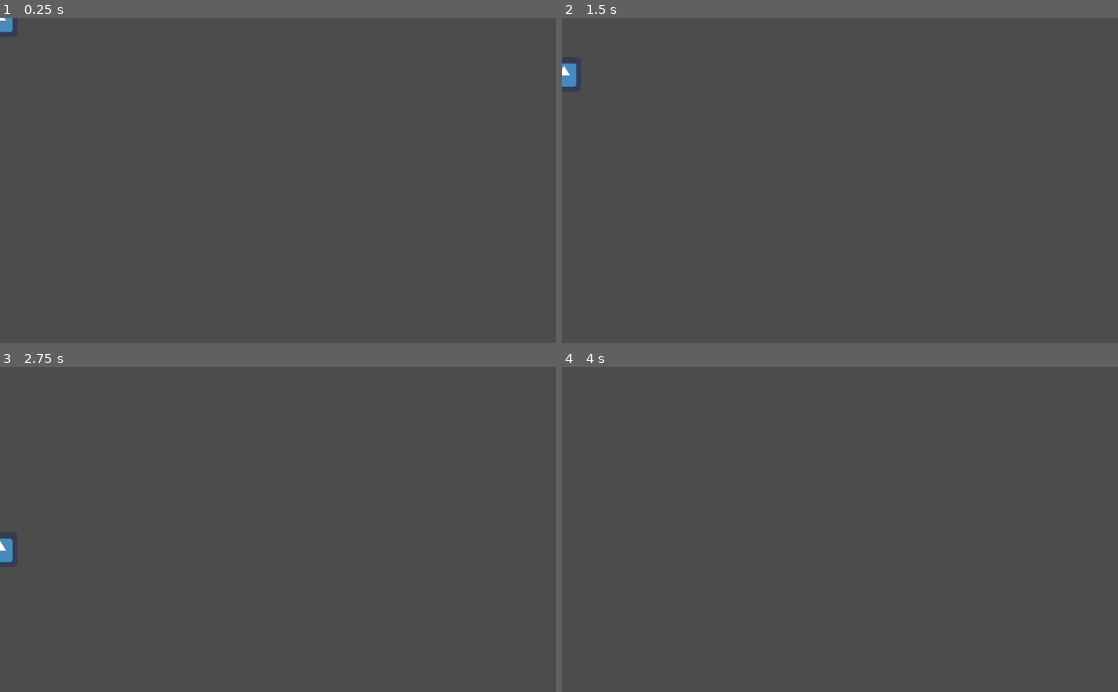
Above: before the commit, frames 1-4 (two rows, left to right).
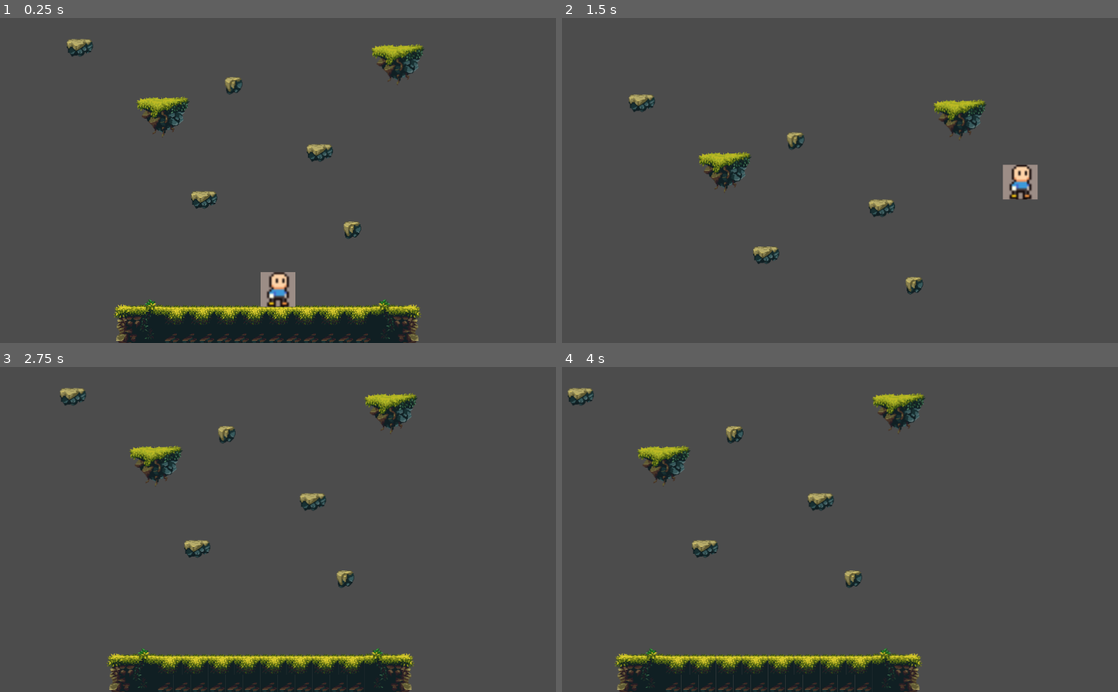
Above: after the commit, the same moments.

Repository: jacstrong/Climb_Up
Game: Godot game, scene res://scenes/Main.tscn
Two runs of this game, one before a commit and one after it. Both use one fixed random seed, a clock stepped at 60 frames per second and the inputs below. Before the commit the project starts from res://scenes/Player.tscn. The engine's default icon, where the game draws it, is replaced by a stand-in: a white triangle on a blue panel in a dark square.
Inputs:
- Up to frame 1 (0.25 s): no input
- Up to frame 2 (1.5 s): hold Up (ui_up) 0.53-1.28 s; hold Right (ui_right) from 0.53 s (still down); tap Up (ui_up) at 1.35 s
- Up to frame 3 (2.75 s): tap Up (ui_up) at 1.52, 1.82 s; release Right (ui_right) at 2.03 s; hold Left (ui_left) from 2.03 s (still down); hold Up (ui_up) from 2.03 s (still down)
- Up to frame 4 (4 s): release Left (ui_left) at 2.78 s; release Up (ui_up) at 2.78 s; hold Right (ui_right) from 2.78 s (still down); tap Up (ui_up) at 2.85, 3.02, 3.32 s; hold Up (ui_up) from 3.53 s (still down)

The runs differ from the first frame. In frame 1, 9.1% of the frame differs, in the area x 0-77%, y 0-100%; in frame 2, 3.0%; in frame 3, 8.5%; in frame 4, 8.4%.

Commit message:
first milestone

Diff:
--- a/project.godot
+++ b/project.godot
@@ -10,10 +10,6 @@
 
 [application]
 
-config/name="New Game Project"
-run/main_scene="res://scenes/Player.tscn"
+config/name="Climb Up"
+run/main_scene="res://scenes/Main.tscn"
 config/icon="res://icon.png"
-
-[rendering]
-
-environment/default_environment="res://default_env.tres"
--- /dev/null
+++ b/scenes/Floating_Floor.tscn
@@ -0,0 +1,40 @@
+[gd_scene load_steps=4 format=2]
+
+[ext_resource path="res://sprites/tileset.png" type="Texture" id=1]
+
+[sub_resource type="RectangleShape2D" id=1]
+
+custom_solver_bias = 0.0
+extents = Vector2( 44, 12 )
+
+[sub_resource type="CircleShape2D" id=2]
+
+custom_solver_bias = 0.0
+radius = 32.249
+
+[node name="Floating_Floor" type="StaticBody2D"]
+
+input_pickable = false
+collision_layer = 1
+collision_mask = 1
+constant_linear_velocity = Vector2( 0, 0 )
+constant_angular_velocity = 0.0
+friction = 1.0
+bounce = 0.0
+
+[node name="Sprite" type="Sprite" parent="." index="0"]
+
+texture = ExtResource( 1 )
+region_enabled = true
+region_rect = Rect2( 40, 24, 100, 78 )
+_sections_unfolded = [ "Animation", "Region" ]
+
+[node name="CollisionShape2D" type="CollisionShape2D" parent="." index="1"]
+
+position = Vector2( 0, -24 )
+shape = SubResource( 1 )
+one_way_collision = true
+
+[node name="CollisionShape2D2" type="CollisionShape2D" parent="." index="2"]
+
+shape = SubResource( 2 )
--- /dev/null
+++ b/scenes/Floor.tscn
@@ -0,0 +1,30 @@
+[gd_scene load_steps=3 format=2]
+
+[ext_resource path="res://sprites/tileset.png" type="Texture" id=1]
+
+[sub_resource type="RectangleShape2D" id=1]
+
+custom_solver_bias = 0.0
+extents = Vector2( 24.0589, 14.8121 )
+
+[node name="Small_Floor" type="StaticBody2D"]
+
+input_pickable = false
+collision_layer = 1
+collision_mask = 1
+constant_linear_velocity = Vector2( 0, 0 )
+constant_angular_velocity = 0.0
+friction = 1.0
+bounce = 0.0
+
+[node name="Sprite" type="Sprite" parent="." index="0"]
+
+texture = ExtResource( 1 )
+region_enabled = true
+region_rect = Rect2( 593, 40, 64, 64 )
+_sections_unfolded = [ "Animation", "Region" ]
+
+[node name="CollisionShape2D" type="CollisionShape2D" parent="." index="1"]
+
+shape = SubResource( 1 )
+one_way_collision = true
--- /dev/null
+++ b/scenes/Main.gd
@@ -0,0 +1,14 @@
+extends Node2D
+
+# class member variables go here, for example:
+# var a = 2
+# var b = "textvar"
+
+func _ready():
+	$Player/Camera2D.make_current()
+	pass
+
+#func _process(delta):
+#	# Called every frame. Delta is time since last frame.
+#	# Update game logic here.
+#	pass
--- /dev/null
+++ b/scenes/Main.tscn
@@ -0,0 +1,176 @@
+[gd_scene load_steps=9 format=2]
+
+[ext_resource path="res://scenes/Main.gd" type="Script" id=1]
+[ext_resource path="res://scenes/Floor.tscn" type="PackedScene" id=2]
+[ext_resource path="res://scenes/Small_Floor.tscn" type="PackedScene" id=3]
+[ext_resource path="res://scenes/Main_Floor.tscn" type="PackedScene" id=4]
+[ext_resource path="res://scenes/Under_Floor.tscn" type="PackedScene" id=5]
+[ext_resource path="res://scenes/Side_Main_Floor.tscn" type="PackedScene" id=6]
+[ext_resource path="res://scenes/Floating_Floor.tscn" type="PackedScene" id=7]
+[ext_resource path="res://scenes/Player.tscn" type="PackedScene" id=8]
+
+[node name="Main" type="Node2D" index="0"]
+
+script = ExtResource( 1 )
+__meta__ = {
+"_edit_horizontal_guides_": [  ]
+}
+
+[node name="Floors" type="Node2D" parent="." index="0"]
+
+[node name="Floor" parent="Floors" index="0" instance=ExtResource( 2 )]
+
+position = Vector2( 360, 336 )
+
+[node name="Small" parent="Floors" index="1" instance=ExtResource( 3 )]
+
+position = Vector2( 632, 392 )
+
+[node name="Small_Floor" parent="Floors" index="2" instance=ExtResource( 2 )]
+
+position = Vector2( 573.112, 249.251 )
+
+[node name="Grass" type="Node2D" parent="Floors" index="3"]
+
+editor/display_folded = true
+
+[node name="Small_Floor7" parent="Floors/Grass" index="0" instance=ExtResource( 4 )]
+
+position = Vector2( 308, 548 )
+
+[node name="Small_Floor8" parent="Floors/Grass" index="1" instance=ExtResource( 4 )]
+
+position = Vector2( 356, 548 )
+
+[node name="Small_Floor9" parent="Floors/Grass" index="2" instance=ExtResource( 4 )]
+
+position = Vector2( 404, 548 )
+
+[node name="Small_Floor10" parent="Floors/Grass" index="3" instance=ExtResource( 4 )]
+
+position = Vector2( 452, 548 )
+
+[node name="Small_Floor11" parent="Floors/Grass" index="4" instance=ExtResource( 4 )]
+
+position = Vector2( 500, 548 )
+
+[node name="Small_Floor12" parent="Floors/Grass" index="5" instance=ExtResource( 4 )]
+
+position = Vector2( 548, 548 )
+
+[node name="Small_Floor13" parent="Floors/Grass" index="6" instance=ExtResource( 4 )]
+
+position = Vector2( 596, 548 )
+
+[node name="Small_Floor14" parent="Floors/Grass" index="7" instance=ExtResource( 4 )]
+
+position = Vector2( 644, 548 )
+
+[node name="Under" type="Node2D" parent="Floors" index="4"]
+
+editor/display_folded = true
+
+[node name="Small_Floor10" parent="Floors/Under" index="0" instance=ExtResource( 5 )]
+
+position = Vector2( 300, 600 )
+
+[node name="Small_Floor11" parent="Floors/Under" index="1" instance=ExtResource( 5 )]
+
+position = Vector2( 332, 600 )
+
+[node name="Small_Floor12" parent="Floors/Under" index="2" instance=ExtResource( 5 )]
+
+position = Vector2( 364, 600 )
+
+[node name="Small_Floor13" parent="Floors/Under" index="3" instance=ExtResource( 5 )]
+
+position = Vector2( 396, 600 )
+
+[node name="Small_Floor14" parent="Floors/Under" index="4" instance=ExtResource( 5 )]
+
+position = Vector2( 428, 600 )
+
+[node name="Small_Floor15" parent="Floors/Under" index="5" instance=ExtResource( 5 )]
+
+position = Vector2( 460, 600 )
+
+[node name="Small_Floor16" parent="Floors/Under" index="6" instance=ExtResource( 5 )]
+
+position = Vector2( 492, 600 )
+
+[node name="Small_Floor17" parent="Floors/Under" index="7" instance=ExtResource( 5 )]
+
+position = Vector2( 524, 600 )
+
+[node name="Small_Floor18" parent="Floors/Under" index="8" instance=ExtResource( 5 )]
+
+editor/display_folded = true
+position = Vector2( 556, 600 )
+
+[node name="Main_Floor" parent="Floors/Under/Small_Floor18" index="1" instance=ExtResource( 6 )]
+
+position = Vector2( -319, -31 )
+
+[node name="Main_Floor2" parent="Floors/Under/Small_Floor18" index="2" instance=ExtResource( 6 )]
+
+position = Vector2( 159.864, -31.1784 )
+scale = Vector2( -1, 1 )
+_sections_unfolded = [ "Transform" ]
+
+[node name="Small_Floor19" parent="Floors/Under" index="9" instance=ExtResource( 5 )]
+
+position = Vector2( 588, 600 )
+
+[node name="Small_Floor20" parent="Floors/Under" index="10" instance=ExtResource( 5 )]
+
+position = Vector2( 620, 600 )
+
+[node name="Small_Floor21" parent="Floors/Under" index="11" instance=ExtResource( 5 )]
+
+position = Vector2( 652, 600 )
+
+[node name="Floating_Floor" parent="Floors" index="5" instance=ExtResource( 7 )]
+
+position = Vector2( 284, 184 )
+
+[node name="Player" parent="." index="1" instance=ExtResource( 8 )]
+
+position = Vector2( 496, 496 )
+
+[node name="Camera2D" type="Camera2D" parent="Player" index="2"]
+
+anchor_mode = 1
+rotating = false
+current = true
+zoom = Vector2( 1, 1 )
+limit_left = -10000000
+limit_top = -10000000
+limit_right = 10000000
+limit_bottom = 600
+limit_smoothed = false
+drag_margin_h_enabled = true
+drag_margin_v_enabled = true
+smoothing_enabled = true
+smoothing_speed = 5.0
+offset_v = 0.0
+offset_h = 0.0
+drag_margin_left = 1.0
+drag_margin_top = 0.0
+drag_margin_right = 1.0
+drag_margin_bottom = 1.0
+editor_draw_screen = true
+editor_draw_limits = false
+editor_draw_drag_margin = false
+_sections_unfolded = [ "Drag Margin", "Editor", "Limit", "Smoothing" ]
+
+[node name="Floating_Floor" parent="." index="2" instance=ExtResource( 7 )]
+
+position = Vector2( 716.757, 87.1897 )
+
+[node name="Floor" parent="." index="3" instance=ExtResource( 3 )]
+
+position = Vector2( 413.506, 125.25 )
+
+[node name="Small_Floor" parent="." index="4" instance=ExtResource( 2 )]
+
+position = Vector2( 131.126, 55.2685 )
--- /dev/null
+++ b/scenes/Main_Floor.tscn
@@ -0,0 +1,30 @@
+[gd_scene load_steps=3 format=2]
+
+[ext_resource path="res://sprites/tileset.png" type="Texture" id=1]
+
+[sub_resource type="RectangleShape2D" id=1]
+
+custom_solver_bias = 0.0
+extents = Vector2( 24.0589, 15.1232 )
+
+[node name="Main_Floor" type="StaticBody2D"]
+
+input_pickable = false
+collision_layer = 1
+collision_mask = 1
+constant_linear_velocity = Vector2( 0, 0 )
+constant_angular_velocity = 0.0
+friction = 1.0
+bounce = 0.0
+
+[node name="Sprite" type="Sprite" parent="." index="0"]
+
+texture = ExtResource( 1 )
+region_enabled = true
+region_rect = Rect2( 192, 184, 48, 40 )
+region_filter_clip = true
+_sections_unfolded = [ "Animation", "Region" ]
+
+[node name="CollisionShape2D" type="CollisionShape2D" parent="." index="1"]
+
+shape = SubResource( 1 )
--- a/scenes/Player.gd
+++ b/scenes/Player.gd
@@ -1,33 +1,30 @@
-extends RigidBody2D
+extends KinematicBody2D
 
-export (int) var speed
+export (int) var run_speed = 350
+export (int) var jump_speed = -1000
+export (int) var gravity = 2500
 var screensize
+
+var vel = Vector2()
 
 func _ready():
 	screensize = get_viewport_rect().size
 	pass
 
-func _process(delta):
-	var velocity = Vector2() # The player's movement vector.
-	if Input.is_action_pressed("ui_right"):
-		velocity.x += 1
-	if Input.is_action_pressed("ui_left"):
-		velocity.x -= 1
-	if Input.is_action_pressed("ui_down"):
-		velocity.y += 1
-	#if Input.is_action_pressed("ui_up"):
-		#velocity.y -= 1
-	if velocity.length() > 0:
-		velocity = velocity.normalized() * speed
-	if Input.is_action_just_pressed("ui_up"):
-		velocity.y -= 100
+func get_input():
+	vel.x = 0
+	var right = Input.is_action_pressed('ui_right')
+	var left = Input.is_action_pressed('ui_left')
+	var jump = Input.is_action_pressed('ui_up')
 
-	position += velocity * delta
-	position.x = clamp(position.x, 0, screensize.x)
-	#position.y = clamp(position.y, 0, screensize.y)
-	pass
+	if is_on_floor() and jump:
+		vel.y = jump_speed
+	if right:
+		vel.x += run_speed
+	if left:
+		vel.x -= run_speed
 
-func start(pos):
-	position = pos
-	$CollisionShape2D.disabled = false
-	pass
+func _physics_process(delta):
+	vel.y += gravity * delta
+	get_input()
+	vel = move_and_slide(vel, Vector2(0, -1))
--- a/scenes/Player.tscn
+++ b/scenes/Player.tscn
@@ -1,39 +1,33 @@
 [gd_scene load_steps=4 format=2]
 
 [ext_resource path="res://scenes/Player.gd" type="Script" id=1]
-[ext_resource path="res://sprites/icon.png" type="Texture" id=2]
+[ext_resource path="res://sprites/Old hero.png" type="Texture" id=2]
 
 [sub_resource type="RectangleShape2D" id=1]
 
 custom_solver_bias = 0.0
 extents = Vector2( 31.9807, 31.7755 )
 
-[node name="Player" type="RigidBody2D" index="0"]
+[node name="Player" type="KinematicBody2D"]
 
 input_pickable = false
 collision_layer = 1
 collision_mask = 1
-mode = 0
-mass = 1.0
-friction = 1.0
-bounce = 0.0
-gravity_scale = 1.0
-custom_integrator = false
-continuous_cd = 0
-contacts_reported = 0
-contact_monitor = false
-sleeping = false
-can_sleep = true
-linear_velocity = Vector2( 0, 0 )
-linear_damp = -1.0
-angular_velocity = 0.0
-angular_damp = -1.0
+collision/safe_margin = 0.08
 script = ExtResource( 1 )
-speed = 200
+_sections_unfolded = [ "Transform" ]
+run_speed = 350
+jump_speed = -1000
+gravity = 3000
 
 [node name="Sprite" type="Sprite" parent="." index="0"]
 
+scale = Vector2( 4, 4 )
 texture = ExtResource( 2 )
+vframes = 7
+hframes = 8
+frame = 10
+_sections_unfolded = [ "Animation", "Offset", "Region", "Visibility" ]
 
 [node name="CollisionShape2D" type="CollisionShape2D" parent="." index="1"]
 
--- /dev/null
+++ b/scenes/Side_Main_Floor.tscn
@@ -0,0 +1,31 @@
+[gd_scene load_steps=3 format=2]
+
+[ext_resource path="res://sprites/tileset.png" type="Texture" id=1]
+
+[sub_resource type="RectangleShape2D" id=1]
+
+custom_solver_bias = 0.0
+extents = Vector2( 44, 36 )
+
+[node name="Main_Floor" type="StaticBody2D"]
+
+input_pickable = false
+collision_layer = 1
+collision_mask = 1
+constant_linear_velocity = Vector2( 0, 0 )
+constant_angular_velocity = 0.0
+friction = 1.0
+bounce = 0.0
+
+[node name="Sprite" type="Sprite" parent="." index="0"]
+
+texture = ExtResource( 1 )
+region_enabled = true
+region_rect = Rect2( 32, 174, 96, 104 )
+region_filter_clip = true
+_sections_unfolded = [ "Animation", "Region" ]
+
+[node name="CollisionShape2D" type="CollisionShape2D" parent="." index="1"]
+
+position = Vector2( 4, 0 )
+shape = SubResource( 1 )
--- /dev/null
+++ b/scenes/Small_Floor.tscn
@@ -0,0 +1,30 @@
+[gd_scene load_steps=3 format=2]
+
+[ext_resource path="res://sprites/tileset.png" type="Texture" id=1]
+
+[sub_resource type="RectangleShape2D" id=1]
+
+custom_solver_bias = 0.0
+extents = Vector2( 13.6111, 14.8121 )
+
+[node name="Floor" type="StaticBody2D"]
+
+input_pickable = false
+collision_layer = 1
+collision_mask = 1
+constant_linear_velocity = Vector2( 0, 0 )
+constant_angular_velocity = 0.0
+friction = 1.0
+bounce = 0.0
+
+[node name="Sprite" type="Sprite" parent="." index="0"]
+
+texture = ExtResource( 1 )
+region_enabled = true
+region_rect = Rect2( 520, 40, 64, 64 )
+_sections_unfolded = [ "Animation", "Region" ]
+
+[node name="CollisionShape2D" type="CollisionShape2D" parent="." index="1"]
+
+shape = SubResource( 1 )
+one_way_collision = true
--- /dev/null
+++ b/scenes/Under_Floor.tscn
@@ -0,0 +1,21 @@
+[gd_scene load_steps=2 format=2]
+
+[ext_resource path="res://sprites/tileset.png" type="Texture" id=1]
+
+[node name="Main_Floor" type="StaticBody2D"]
+
+input_pickable = false
+collision_layer = 1
+collision_mask = 1
+constant_linear_velocity = Vector2( 0, 0 )
+constant_angular_velocity = 0.0
+friction = 1.0
+bounce = 0.0
+
+[node name="Sprite" type="Sprite" parent="." index="0"]
+
+texture = ExtResource( 1 )
+region_enabled = true
+region_rect = Rect2( 192, 240, 32, 64 )
+region_filter_clip = true
+_sections_unfolded = [ "Animation", "Region" ]
Renamed: default_env.tres -> scenes/default_env.tres
Binary file added: sprites/Magic-Cliffs-Environment/PNG/clouds.png
Not shown, added: sprites/Magic-Cliffs-Environment/PNG/clouds.png.import
Binary file added: sprites/Magic-Cliffs-Environment/PNG/far-grounds.png
Not shown, added: sprites/Magic-Cliffs-Environment/PNG/far-grounds.png.import
Binary file added: sprites/Magic-Cliffs-Environment/PNG/sea.png
Not shown, added: sprites/Magic-Cliffs-Environment/PNG/sea.png.import
Binary file added: sprites/Magic-Cliffs-Environment/PNG/sky.png
Not shown, added: sprites/Magic-Cliffs-Environment/PNG/sky.png.import
Binary file added: sprites/Magic-Cliffs-Environment/PREVIEWS/magic-cliffs-PREVIEWx1.png
Not shown, added: sprites/Magic-Cliffs-Environment/PREVIEWS/magic-cliffs-PREVIEWx1.png.import
Not shown, added: sprites/Magic-Cliffs-Environment/public-license.txt
(and 8 more such lines)
